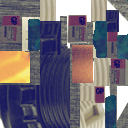
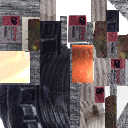
Before/after of a (128, 128) layered artwork. What changed in the layer stack:
added layer "Layer 2" (soft light, 61%) above "Curves 1" over [0,0,128,128]
painted on "Слой 12" over [0,51,30,83]
painted on "Слой 11" over [28,0,128,128]
added group "Group 1" with 6 layers above "Слой 4" over [22,0,128,128]
moved "Слой 3 копия" into group "Group 1" over [93,22,111,58]
moved "Слой 3" into group "Group 1" over [22,17,40,51]
moved "Слой 9 копия" into group "Group 1" over [80,86,128,122]
moved "Слой 9 копия 2" into group "Group 1" over [94,58,128,86]
moved "Слой 9" into group "Group 1" over [40,0,107,21]
moved "Слой 10" into group "Group 1" over [80,60,113,128]
